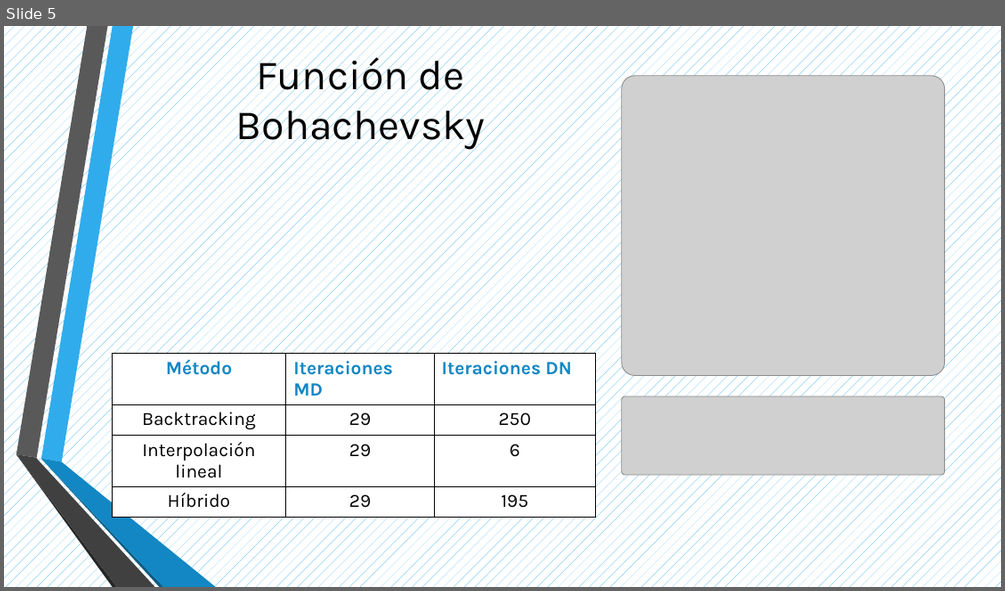
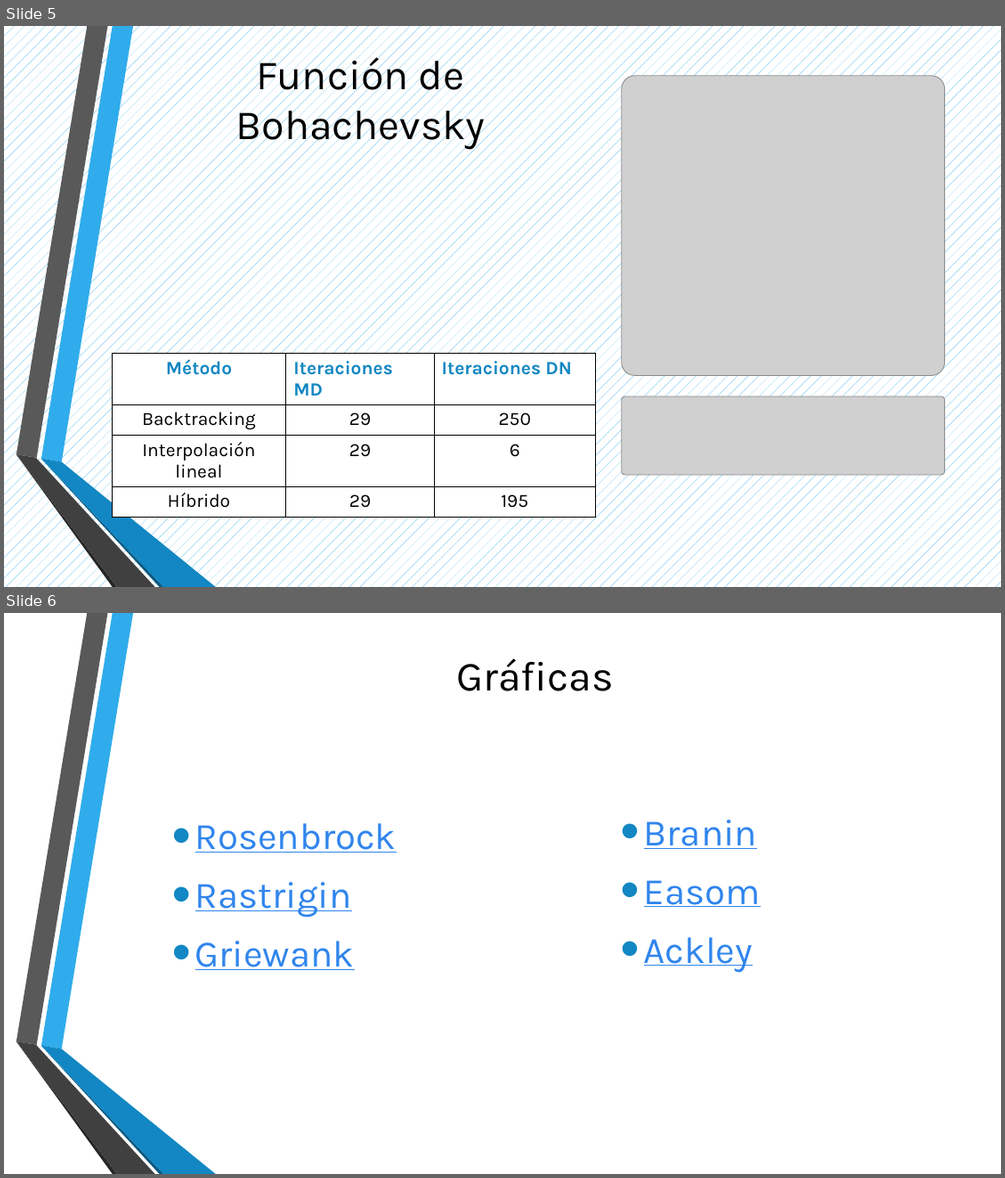
Before and after one commit to AndresAlb/ProyectosAnalisisAplicado, a slide deck: Proyecto 1/PresentacionProyecto1.pptx. Shown one above the other, each under a label of ours: slide 5 before the commit, slides 5 and 6 after it. The pictures are 1005x591 and 1005x1178 pixels, drawn with LibreOffice and Linux fonts; fonts in the diff are those of the drawing; grey boxes stand for pictures; background and template pictures are left out. Boxes give left, top, right and bottom in pixels: in the first picture for what was removed or moved away, otherwise in the second. Text is boxed around its words. In the diff, an @@ line names an element or a change of style, - is before the commit and + after.

Commit message:
Links graficas en PPT

```diff
--- a/Proyecto 1/PresentacionProyecto1.pptx
+++ b/Proyecto 1/PresentacionProyecto1.pptx
@@ slide 6 added at bbox=[4, 613, 1001, 1174], background picture (left out); not listed: 6 template elements that a slide beside it also shows @@
@@ title added at bbox=[456, 658, 614, 691], 40 pt, text #000000 @@
+Gráficas
@@ text added at bbox=[195, 823, 396, 970], 36 pt, text #3085ED, underline @@
+• Rosenbrock
+• Rastrigin
+• Griewank
@@ text added at bbox=[644, 819, 760, 973], 36 pt, text #3085ED, underline @@
+• Branin
+• Easom
+• Ackley
```
